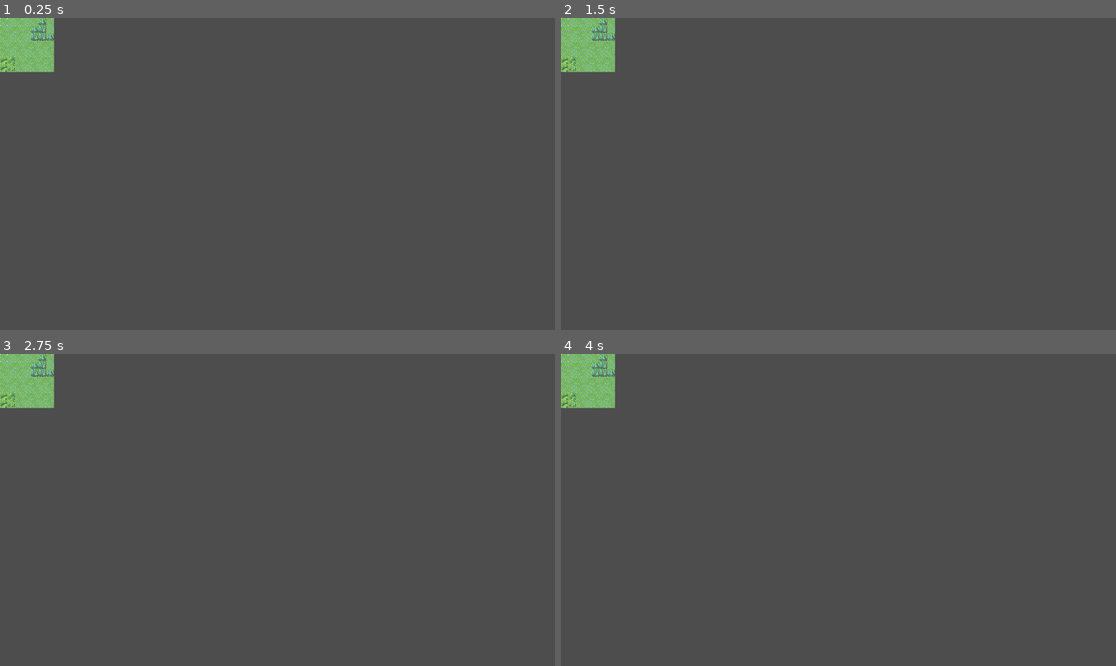
Above: before the commit, frames 1-4 (two rows, left to right).
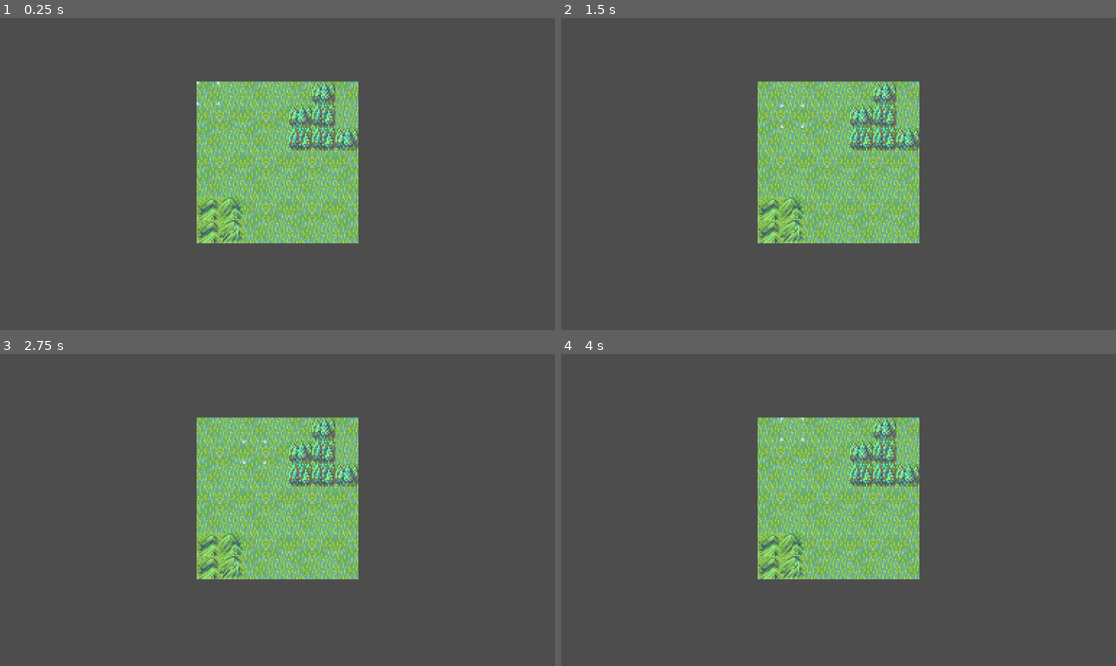
Above: after the commit, the same moments.

Repository: VannishCodes/TacProjV3
Game: Godot game, scene res://scenes/test_levels/game.tscn
The game is run twice, just before and just after one commit, with the same random seed, the same clock (stepped at 60 frames per second) and the same inputs. The project has no main scene, so this scene is started directly.
Inputs:
- Up to frame 1 (0.25 s): no input
- Up to frame 2 (1.5 s): tap Enter at 0.5 s; hold Right (right, bound only after the commit) 0.53-1.28 s; tap Space at 1.25 s; hold Down (down, bound only after the commit) from 1.28 s (still down)
- Up to frame 3 (2.75 s): tap Enter at 2 s; release Down (down, bound only after the commit) at 2.03 s; hold Right (right, bound only after the commit) from 2.03 s (still down)
- Up to frame 4 (4 s): tap Space at 2.75 s; release Right (right, bound only after the commit) at 2.78 s; hold Up (up, bound only after the commit) 2.78-3.53 s; tap Enter at 3.5 s; hold Left (left, bound only after the commit) from 3.53 s (still down)

The runs differ from the first frame. In frame 1, 17% of the frame differs, in the area x 0-65%, y 0-73%; in frame 2, 17%; in frame 3, 17%; in frame 4, 17%.

Commit message:
Added rudimentary cursor movement

Diff:
--- a/project.godot
+++ b/project.godot
@@ -22,6 +22,29 @@
 "res://scripts/": "gray"
 }
 
+[input]
+
+up={
+"deadzone": 0.2,
+"events": [Object(InputEventKey,"resource_local_to_scene":false,"resource_name":"","device":-1,"window_id":0,"alt_pressed":false,"shift_pressed":false,"ctrl_pressed":false,"meta_pressed":false,"pressed":false,"keycode":0,"physical_keycode":4194320,"key_label":0,"unicode":0,"location":0,"echo":false,"script":null)
+]
+}
+down={
+"deadzone": 0.2,
+"events": [Object(InputEventKey,"resource_local_to_scene":false,"resource_name":"","device":-1,"window_id":0,"alt_pressed":false,"shift_pressed":false,"ctrl_pressed":false,"meta_pressed":false,"pressed":false,"keycode":0,"physical_keycode":4194322,"key_label":0,"unicode":0,"location":0,"echo":false,"script":null)
+]
+}
+left={
+"deadzone": 0.2,
+"events": [Object(InputEventKey,"resource_local_to_scene":false,"resource_name":"","device":-1,"window_id":0,"alt_pressed":false,"shift_pressed":false,"ctrl_pressed":false,"meta_pressed":false,"pressed":false,"keycode":0,"physical_keycode":4194319,"key_label":0,"unicode":0,"location":0,"echo":false,"script":null)
+]
+}
+right={
+"deadzone": 0.2,
+"events": [Object(InputEventKey,"resource_local_to_scene":false,"resource_name":"","device":-1,"window_id":0,"alt_pressed":false,"shift_pressed":false,"ctrl_pressed":false,"meta_pressed":false,"pressed":false,"keycode":0,"physical_keycode":4194321,"key_label":0,"unicode":0,"location":0,"echo":false,"script":null)
+]
+}
+
 [rendering]
 
 textures/canvas_textures/default_texture_filter=0
--- /dev/null
+++ b/scenes/cursor/cursor.gd
@@ -0,0 +1,11 @@
+extends Node2D
+
+func _unhandled_key_input(event: InputEvent) -> void:
+	if event.is_action_pressed("up"):
+		global_position.y -= Globals.TILE_SIZE
+	elif event.is_action_pressed("down"):
+		global_position.y += Globals.TILE_SIZE
+	elif event.is_action_pressed("left"):
+		global_position.x -= Globals.TILE_SIZE
+	elif event.is_action_pressed("right"):
+		global_position.x += Globals.TILE_SIZE
--- a/scenes/cursor/cursor.tscn
+++ b/scenes/cursor/cursor.tscn
@@ -1,6 +1,7 @@
-[gd_scene load_steps=3 format=3 uid="uid://c7oyt8bmmy77y"]
+[gd_scene load_steps=4 format=3 uid="uid://c7oyt8bmmy77y"]
 
 [ext_resource type="Texture2D" uid="uid://ynnneiacoatt" path="res://assets/temp/cursor/cursor.png" id="1_8dyx8"]
+[ext_resource type="Script" uid="uid://bujhj7ipuowgy" path="res://scenes/cursor/cursor.gd" id="1_hu3fh"]
 
 [sub_resource type="SpriteFrames" id="SpriteFrames_hu3fh"]
 animations = [{
@@ -17,7 +18,8 @@
 }]
 
 [node name="Cursor" type="Node2D"]
+script = ExtResource("1_hu3fh")
 
 [node name="Animated Sprite" type="AnimatedSprite2D" parent="."]
 sprite_frames = SubResource("SpriteFrames_hu3fh")
-frame_progress = 0.0736645
+frame_progress = 0.154347
--- a/scenes/test_levels/game.tscn
+++ b/scenes/test_levels/game.tscn
@@ -32,3 +32,7 @@
 
 [node name="Cursor" parent="." instance=ExtResource("2_n7gwe")]
 position = Vector2(8, 8)
+
+[node name="Camera2D" type="Camera2D" parent="."]
+position = Vector2(56, 64)
+zoom = Vector2(3, 3)
Not shown, added: scenes/cursor/cursor.gd.uid
